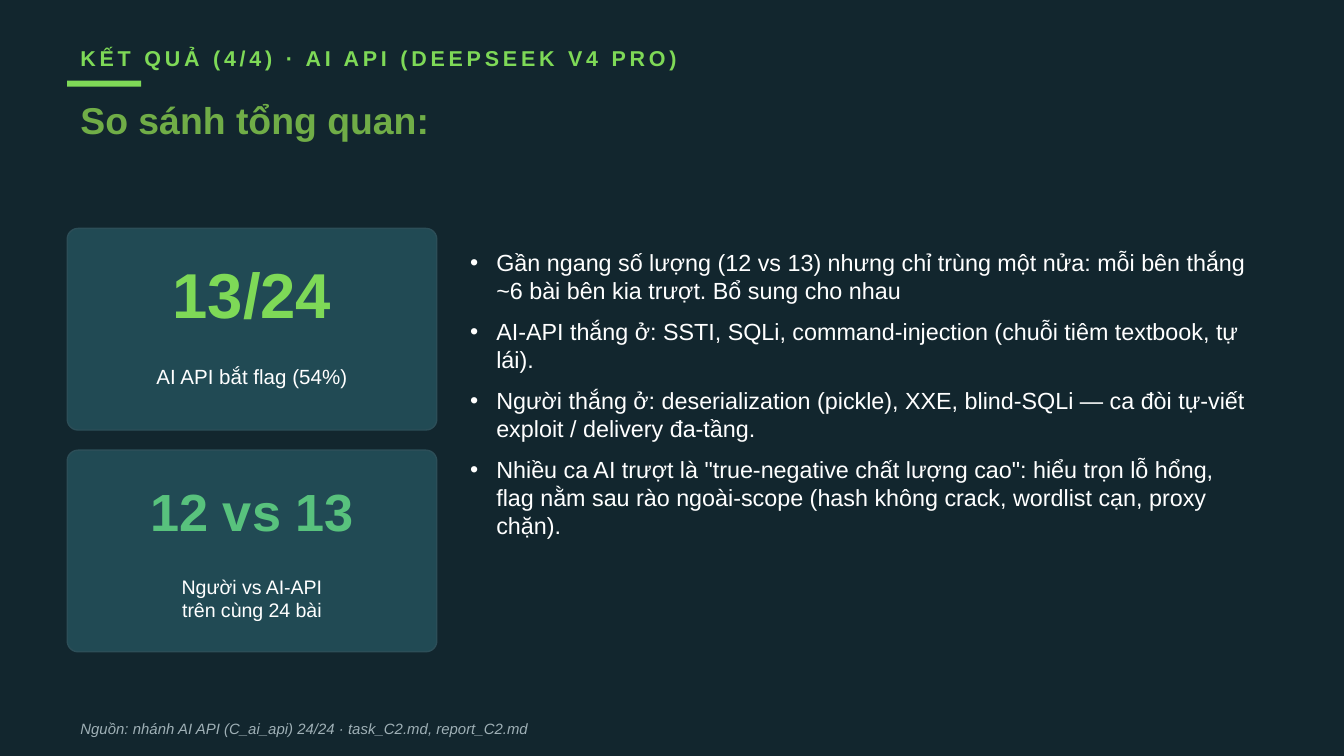
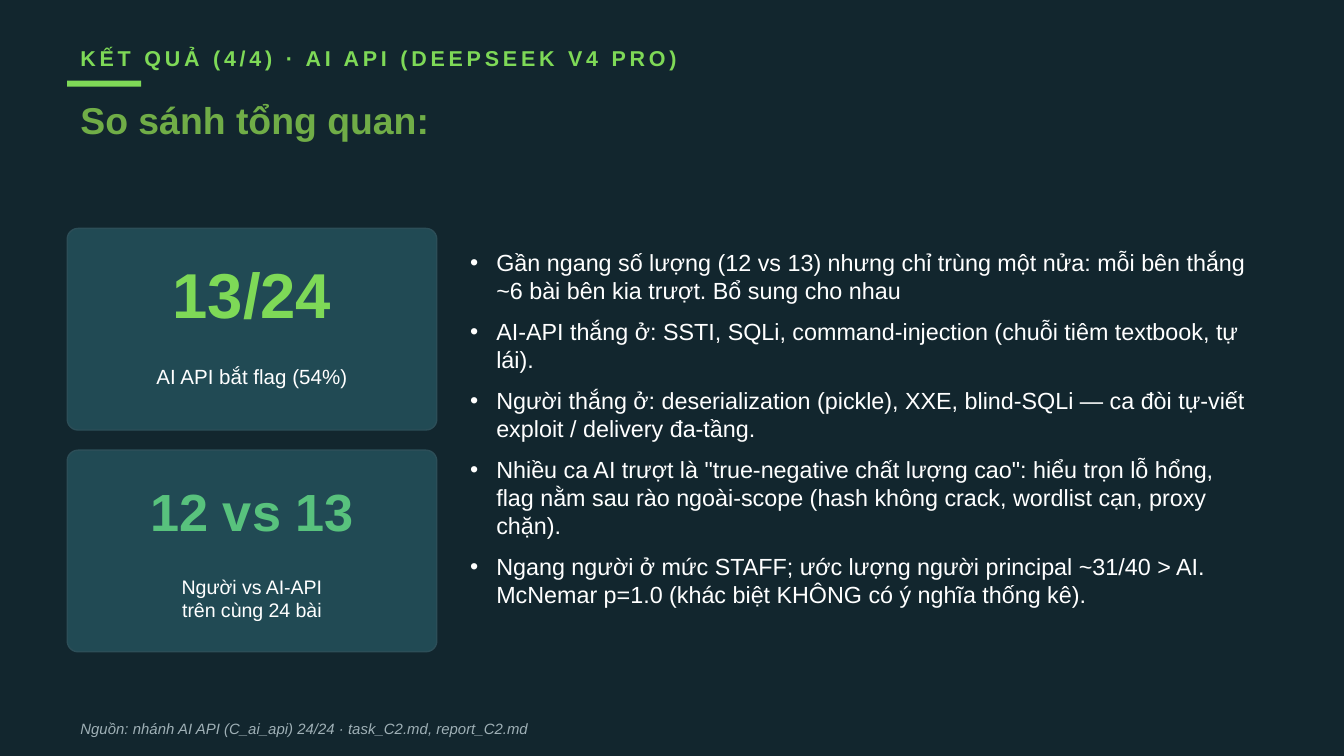
Before and after one commit to VuNguyenBinh/KLTN-FA26, a slide deck: slide 15 of Slide/KTLN_slide.pptx. Drawn at 1344x756 pixels with LibreOffice and Linux fonts; fonts in the diff are those of the drawing. Boxes give left, top, right and bottom in pixels: in the first picture for what was removed or moved away, otherwise in the second. Text is boxed around its words. In the diff, an @@ line names an element or a change of style, - is before the commit and + after.

```diff
--- a/Slide/KTLN_slide.pptx
+++ b/Slide/KTLN_slide.pptx
@@ text at <box>496,557,1204,608</box>: paragraph added @@
+• Ngang người ở mức STAFF; ước lượng người principal ~31/40 > AI. McNemar p=1.0 (khác biệt KHÔNG có ý nghĩa thống kê).
```
Also in this commit, not shown: 2 other slides changed, 2 other files.
